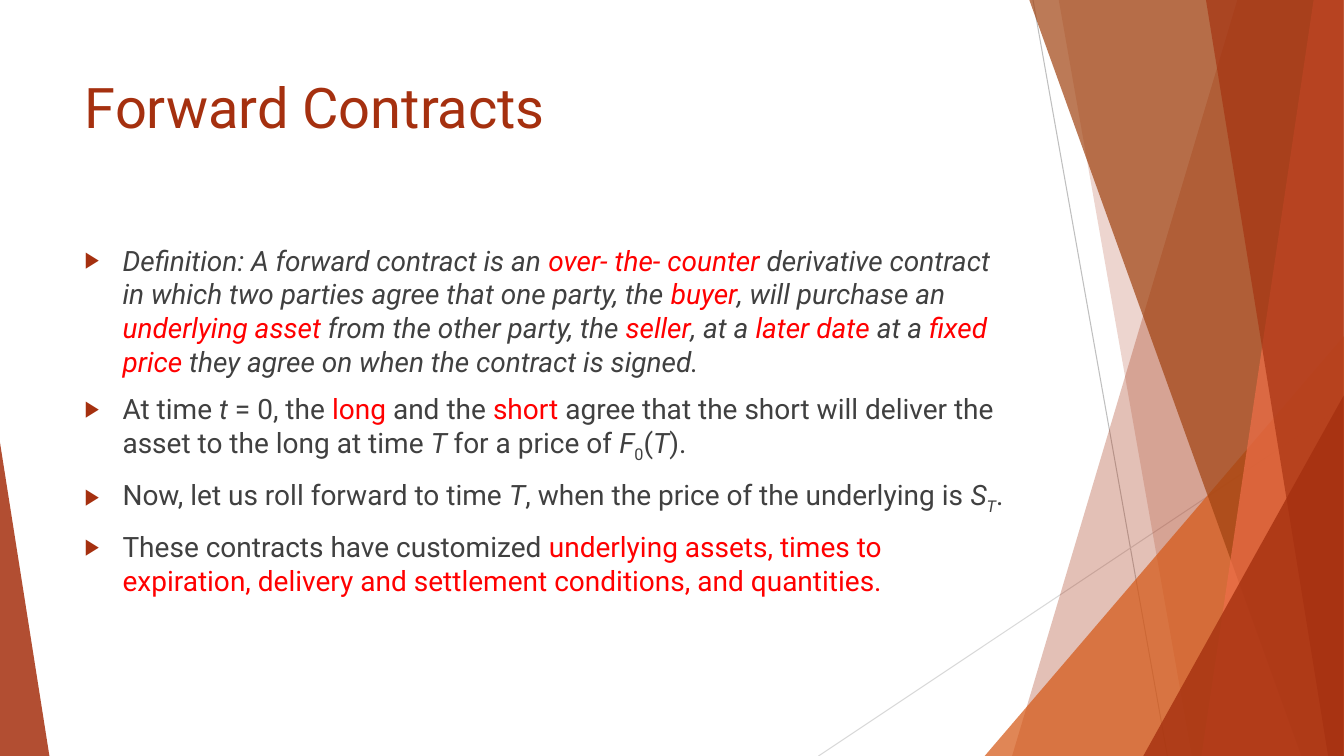
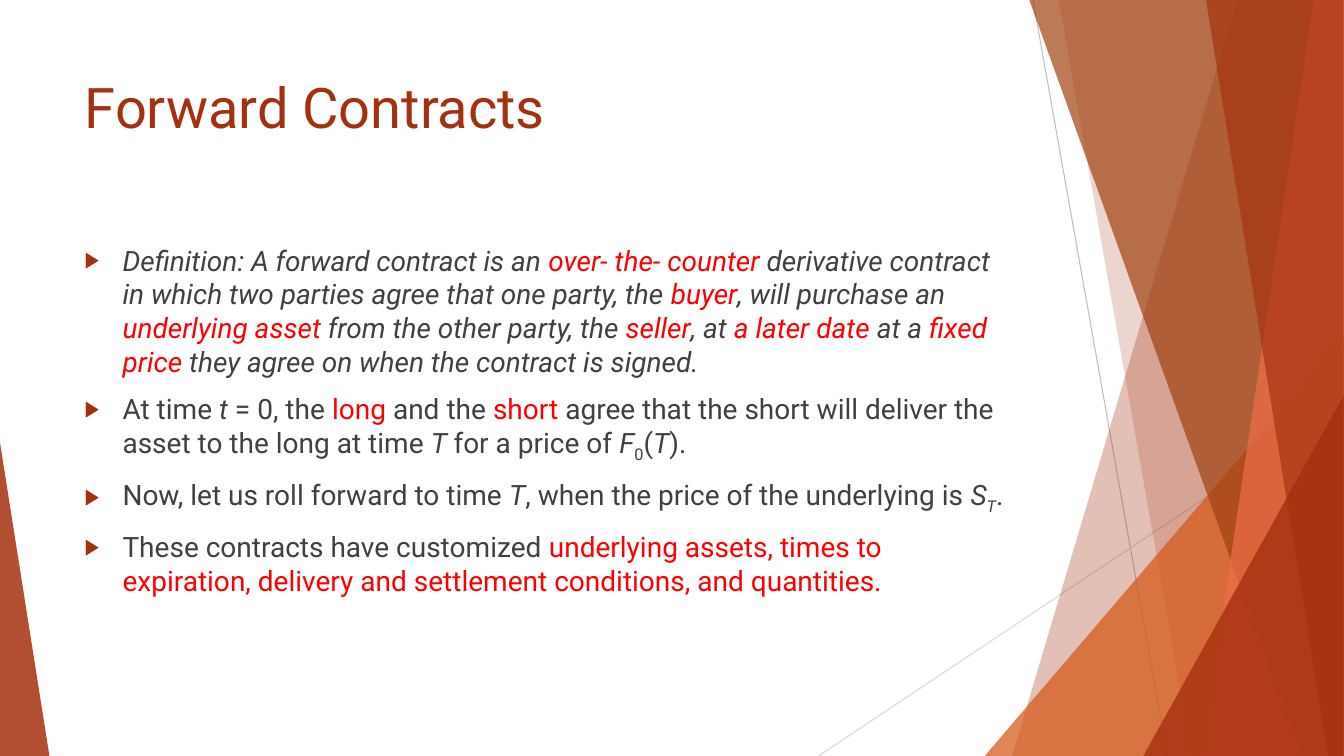
Before and after one commit to Isco0530/data, a slide deck: slide 6 of Reading 45.pptx. Drawn at 1344x756 pixels with LibreOffice and Linux fonts; fonts in the diff are those of the drawing. Boxes give left, top, right and bottom in pixels: in the first picture for what was removed or moved away, otherwise in the second. Text is boxed around its words. In the diff, an @@ line names an element or a change of style, - is before the commit and + after.

```diff
--- a/Reading 45.pptx
+++ b/Reading 45.pptx
@@ text at (123,249,990,378): text colour #404040 to #FF0000 in "a" @@
```
Also in this commit, not shown: 5 other slides changed.
